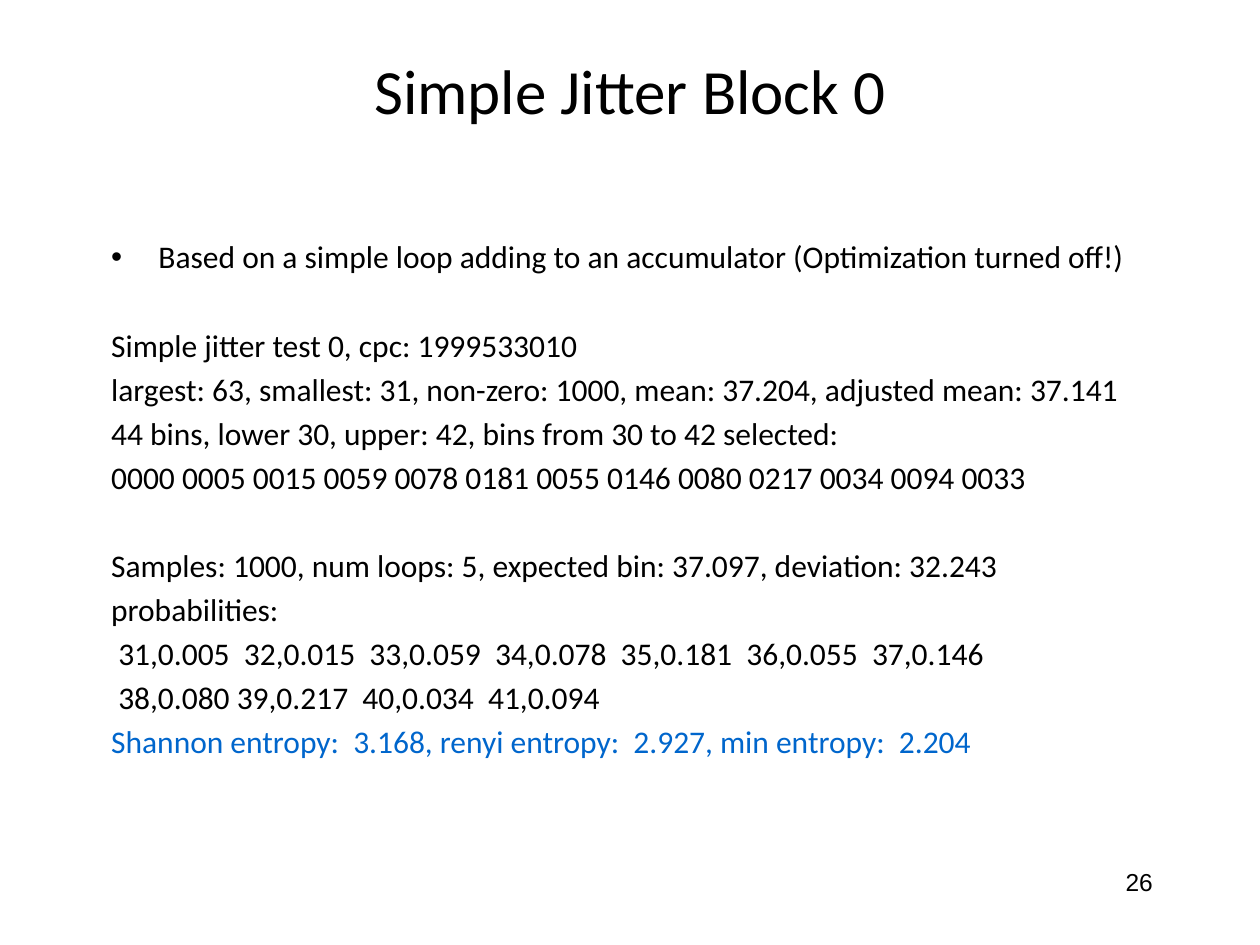
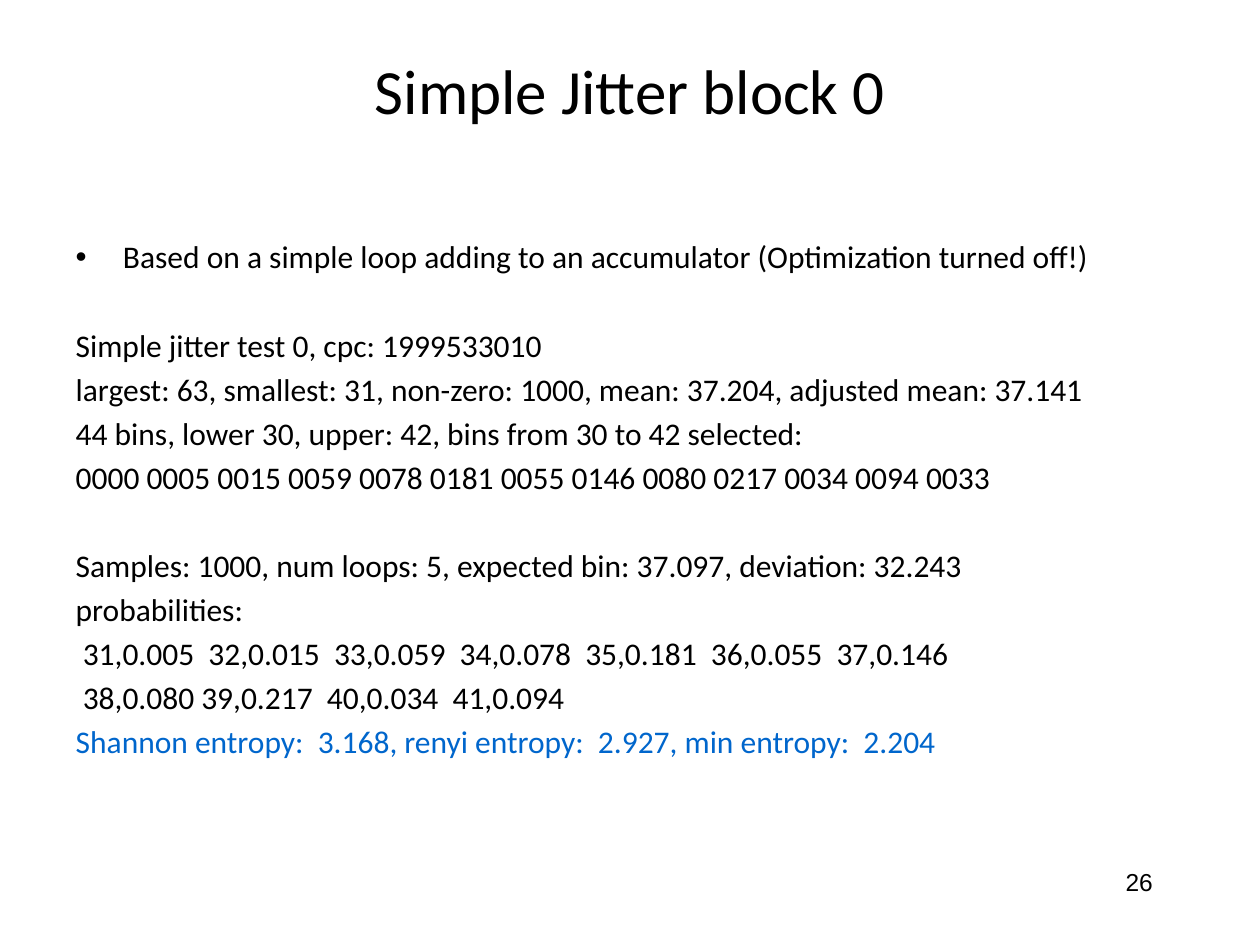
Before and after one commit to jlmucb/class_notes, a slide deck: slide 26 of BerkeleyClass/CS290Spring2013/Lectures/entropy_talk.pptx. Drawn at 1260x945 pixels with LibreOffice and Linux fonts; fonts in the diff are those of the drawing. Boxes give left, top, right and bottom in pixels: in the first picture for what was removed or moved away, otherwise in the second. Text is boxed around its words. In the diff, an @@ line names an element or a change of style, - is before the commit and + after.

```diff
--- a/BerkeleyClass/CS290Spring2013/Lectures/entropy_talk.pptx
+++ b/BerkeleyClass/CS290Spring2013/Lectures/entropy_talk.pptx
@@ title at box(375, 70, 885, 124): text changed @@
-Simple Jitter Block 0
+Simple Jitter block 0
@@ text "Based on a simple loop ...": place and size @@
-text "Based on a simple loop ..." at box(111, 245, 1123, 758)
+text "Based on a simple loop ..." at box(76, 245, 1088, 758)
```
Also in this commit, not shown: 23 other slides changed, 1 other file.
